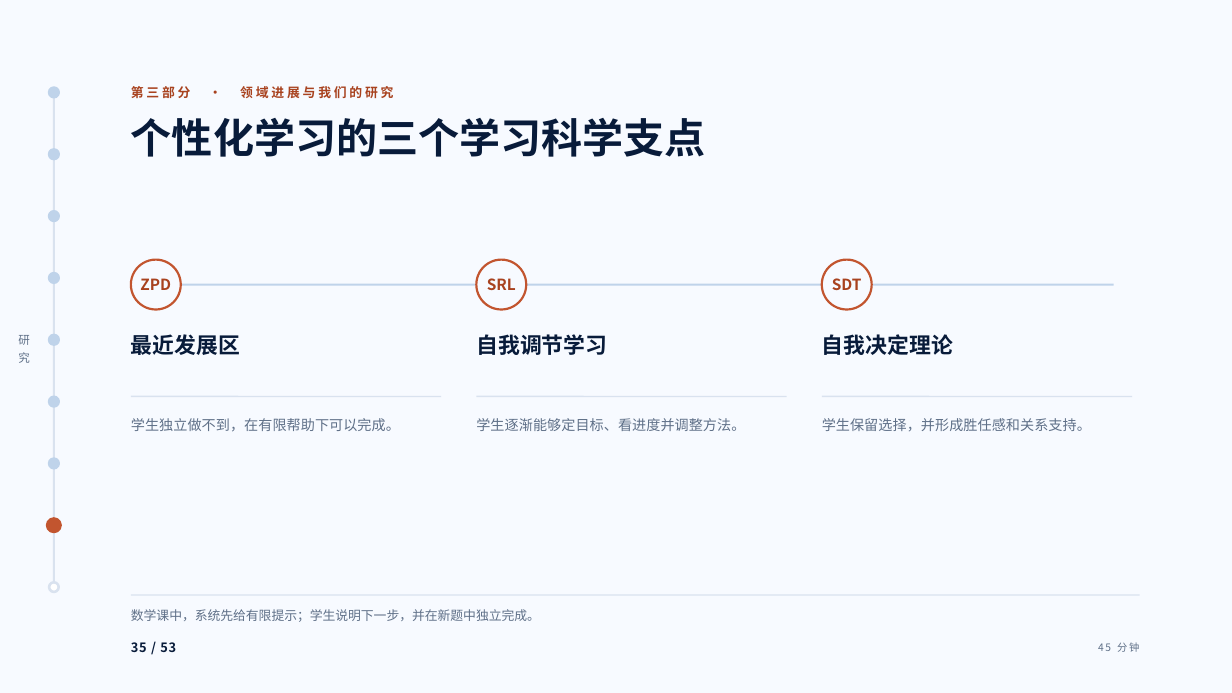
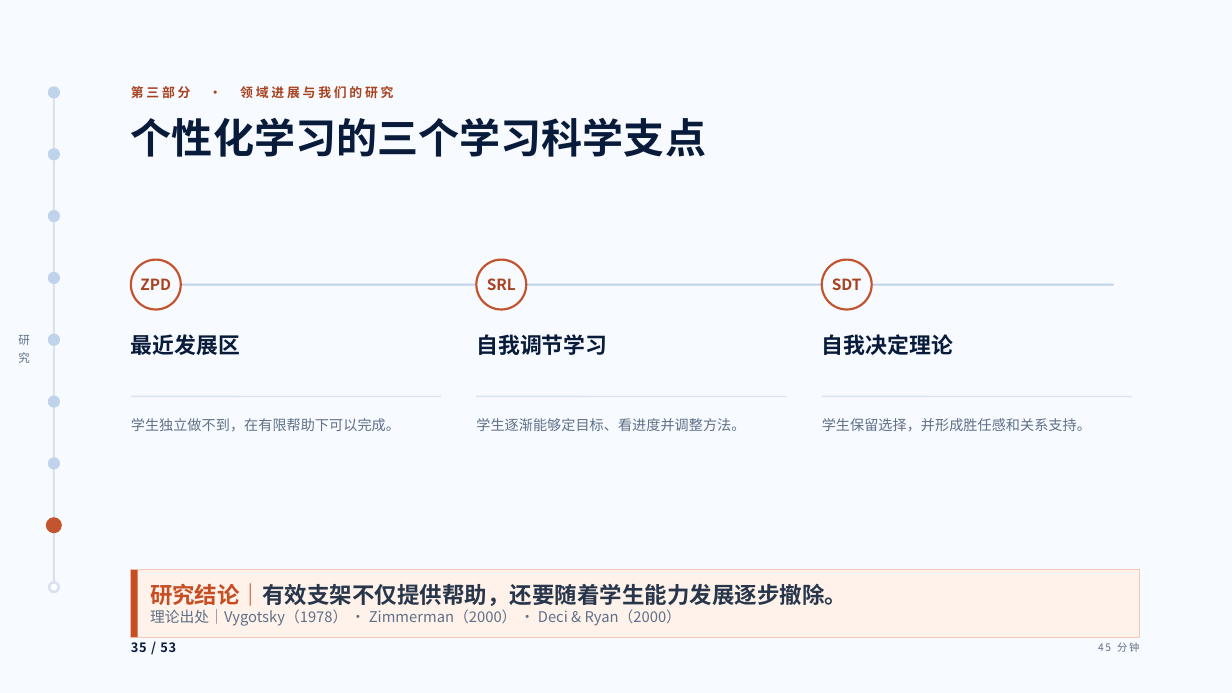
Before and after one commit to tonyxinvip/slides, a slide deck: slide 35 of student-ai-cognitive-division-2026/downloads/student-ai-cognitive-division-2026.pptx. Drawn at 1232x693 pixels with LibreOffice and Linux fonts; fonts in the diff are those of the drawing. Boxes give left, top, right and bottom in pixels: in the first picture for what was removed or moved away, otherwise in the second. Text is boxed around its words. In the diff, an @@ line names an element or a change of style, - is before the commit and + after.

```diff
--- a/student-ai-cognitive-division-2026/downloads/student-ai-cognitive-division-2026.pptx
+++ b/student-ai-cognitive-division-2026/downloads/student-ai-cognitive-division-2026.pptx
@@ rectangle "研究结论｜有效支架不仅提供帮助，还要随着学生能力发展逐步撤除。": place and size @@
-rectangle "研究结论｜有效支架不仅提供帮助，还要随着学生能力发展逐步撤除。" at (131, 609, 540, 622)
+rectangle "研究结论｜有效支架不仅提供帮助，还要随着学生能力发展逐步撤除。" at (131, 570, 1141, 638)
@@ rectangle "研究结论｜有效支架不仅提供帮助，还要随着学生能力发展逐步撤除。" at (131, 570, 1141, 638): vertical alignment top to middle; fill none to #FFF2EA; outline none to #F3C8B7 0.75 pt @@
@@ rectangle added at (131, 570, 138, 638), fill #C74E22 @@
@@ text in rectangle at (150, 583, 847, 626): text changed; size 10 to 11.5 pt @@
-数学课中，系统先给有限提示；学生说明下一步，并在新题中独立完成。
+研究结论｜有效支架不仅提供帮助，还要随着学生能力发展逐步撤除。
+理论出处｜Vygotsky（1978） · Zimmerman（2000） · Deci & Ryan（2000）
```
Also in this commit, not shown: 25 other slides changed, 57 other files.
